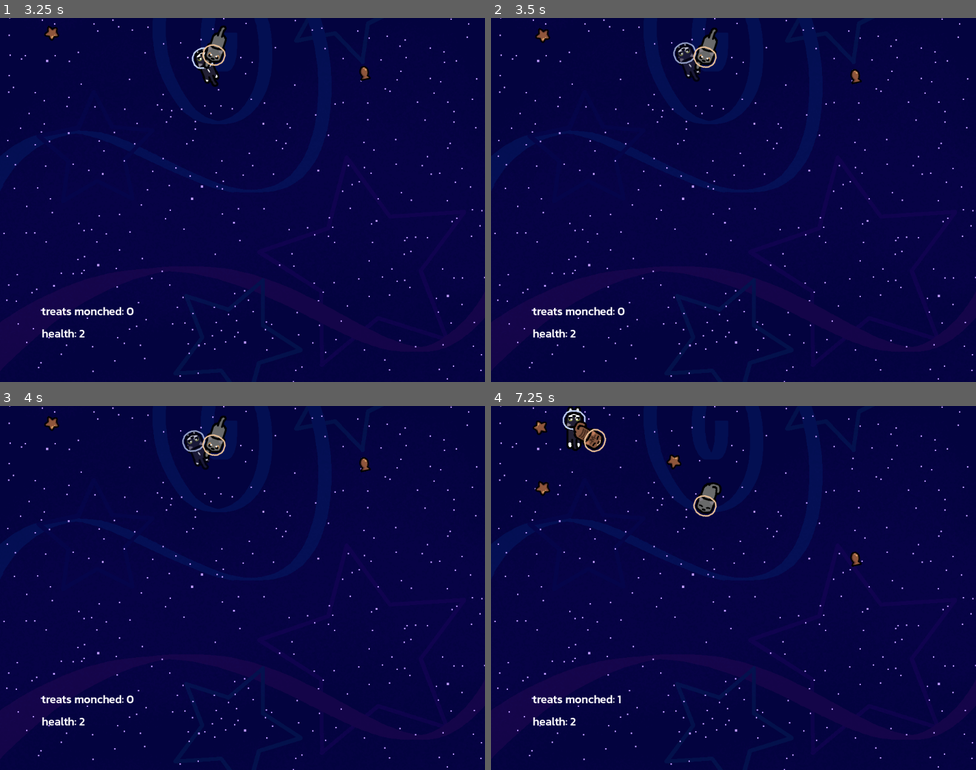
Above: before the commit, frames 1-4 (two rows, left to right).
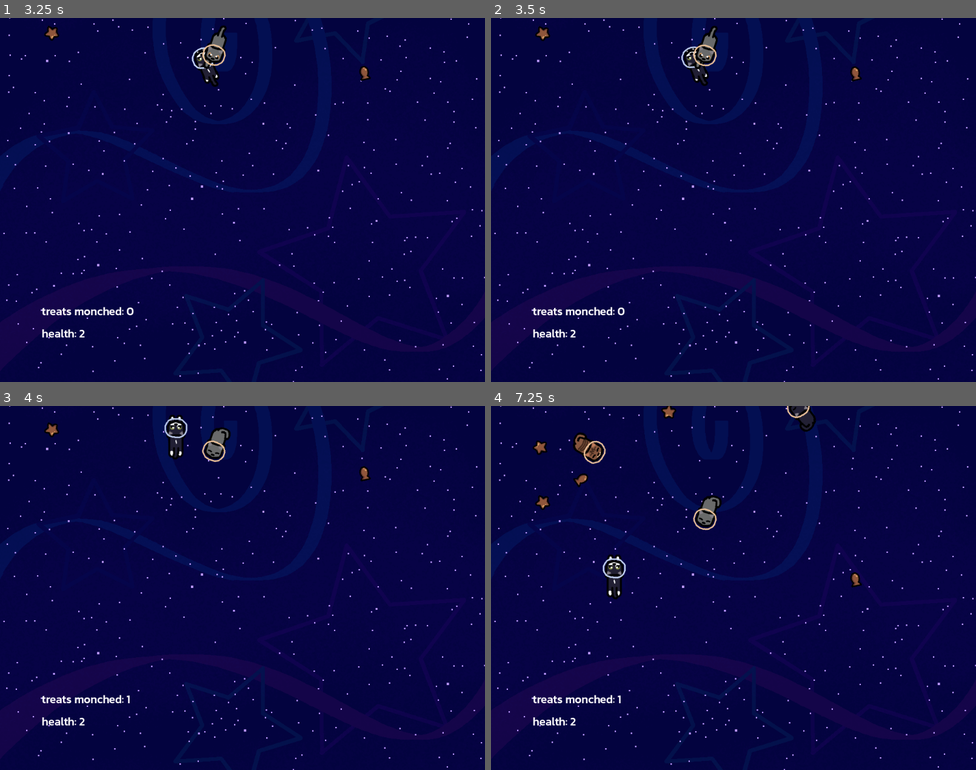
Above: after the commit, the same moments.

Repository: Kim-Lan/space-cat
Game: Godot game, scene res://main.tscn
Two runs of this game, one before a commit and one after it. Both use one fixed random seed, a clock stepped at 60 frames per second and the inputs below.
Inputs (mouse positions are in pixels of both pictures, inside the frame that each line leads up to):
- Up to frame 1 (3.25 s): click "Start" at 0.5 s; move the mouse to (218, 272) at 1.27 s; hold Up (up) 1.28-2 s; click (218, 272) at 1.42 s; drag from (388, 254) to (227, 167) at 2.02 s; move the mouse to (97, 145) at 2.77 s; hold Left (left) from 2.78 s (still down)
- Up to frame 2 (3.5 s): keep holding Left (left)
- Up to frame 3 (4 s): release Left (left) at 3.5 s; drag from (266, 588) to (198, 449) at 3.52 s
- Up to frame 4 (7.25 s): move the mouse to (660, 497) at 4.27 s; hold Down (down) 4.28-5 s; drag from (840, 569) to (854, 486) at 5.02 s; move the mouse to (636, 606) at 5.77 s; hold Up (up) 5.78-6.5 s; click (636, 606) at 5.92 s; drag from (782, 507) to (675, 446) at 6.52 s

Frame 1 is identical in both runs. In frame 2, 0.8% of the frame differs, in the area x 9-77%, y 2-19%; in frame 3, 1.3%; in frame 4, 2.7%, in the area x 8-77%, y 0-54%.

Commit message:
clean up project files

Diff:
--- a/npc.gd
+++ b/npc.gd
@@ -52,7 +52,7 @@
 	$AnimationPlayer.play("eepy")
 
 func _on_territory_area_exited(area):
-	await get_tree().create_timer(1.0).timeout
+	await get_tree().create_timer(0.01).timeout
 	get_eepy()
 
 func _on_area_entered(area):
@@ -61,15 +61,17 @@
 
 func _on_animation_player_animation_finished(anim_name):
 	if anim_name == "bap":
-		$BapTimer.start()
-		get_tree().paused = true
+		freeze_frame(0.35)
 
-func _on_bap_timer_timeout():
+func freeze_frame(duration):
+	get_tree().paused = true
+	$FreezeTimer.start(duration)
+
+func _on_freeze_timer_timeout():
 	get_tree().paused = false
-	get_eepy()
 
 func stop_timer():
-	$BapTimer.paused = true
+	$FreezeTimer.paused = true
 
 # delete itself once offscreen
 func _on_visible_on_screen_notifier_2d_screen_exited():
--- a/npc.tscn
+++ b/npc.tscn
@@ -164,7 +164,7 @@
 }
 
 [sub_resource type="Animation" id="Animation_olgjt"]
-length = 0.1
+length = 0.001
 tracks/0/type = "value"
 tracks/0/imported = false
 tracks/0/enabled = true
@@ -291,7 +291,7 @@
 region_enabled = true
 region_rect = Rect2(1000, 0, 100, 100)
 
-[node name="BapTimer" type="Timer" parent="."]
+[node name="FreezeTimer" type="Timer" parent="."]
 process_mode = 3
 one_shot = true
 
@@ -300,4 +300,4 @@
 [connection signal="area_exited" from="TerritoryArea" to="." method="_on_territory_area_exited"]
 [connection signal="screen_exited" from="VisibleOnScreenNotifier2D" to="." method="_on_visible_on_screen_notifier_2d_screen_exited"]
 [connection signal="animation_finished" from="AnimationPlayer" to="." method="_on_animation_player_animation_finished"]
-[connection signal="timeout" from="BapTimer" to="." method="_on_bap_timer_timeout"]
+[connection signal="timeout" from="FreezeTimer" to="." method="_on_freeze_timer_timeout"]
--- a/project.godot
+++ b/project.godot
@@ -15,20 +15,11 @@
 config/features=PackedStringArray("4.2", "Mobile")
 config/icon="res://icon.svg"
 
-[aseprite_importers]
-
-aseprite_executable_path="C:/Users/Kim-Lan/Desktop/Aseprite/aseprite.exe"
-
 [display]
 
 window/size/viewport_width=1024
 window/size/viewport_height=768
 window/size/resizable=false
-
-[editor]
-
-version_control/plugin_name="GitPlugin"
-version_control/autoload_on_startup=true
 
 [editor_plugins]
 
Not shown, changed: addons/aseprite_importer/plugin.gd
